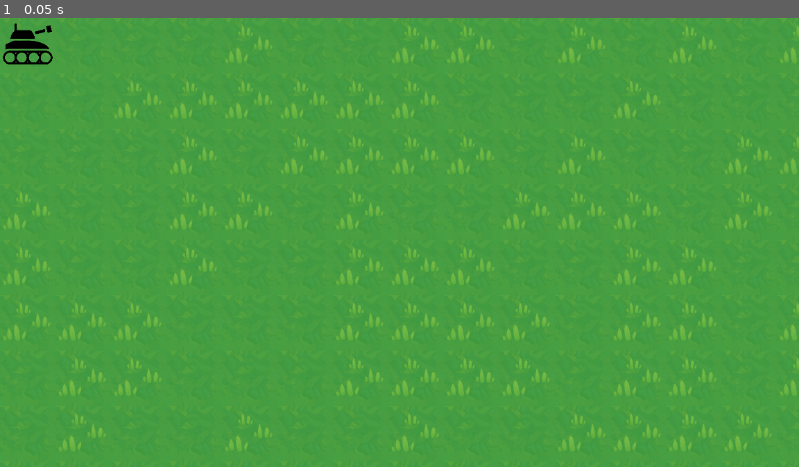
Above: before the commit, frame 1.
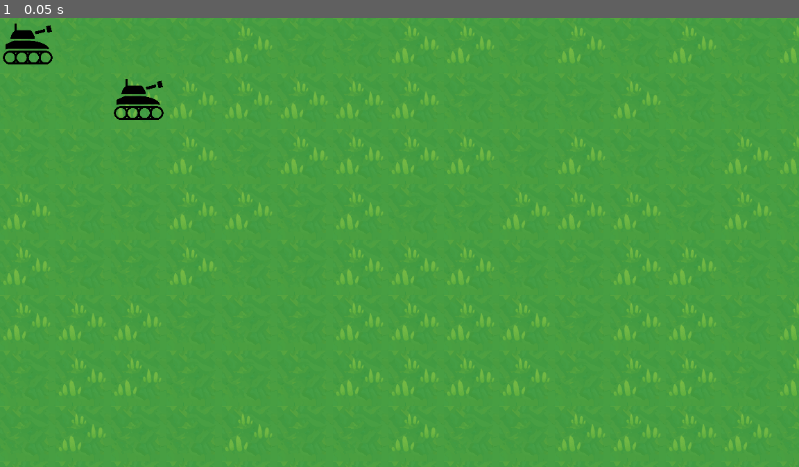
Above: after the commit, the same moment.

Repository: greenmoss/tankies
Game: Godot game, scene res://main.tscn
The game is run twice, just before and just after one commit, with the same random seed, the same clock (stepped at 60 frames per second) and the same inputs. The project has no main scene, so this scene is started directly.
Inputs:
- Up to frame 1 (0.05 s): no input

The runs differ from the first frame. In frame 1, 0.3% of the frame differs, in the area x 14-21%, y 13-23%.

Commit message:
Change to child units

Diff:
--- a/main.tscn
+++ b/main.tscn
@@ -1,7 +1,7 @@
 [gd_scene load_steps=5 format=3 uid="uid://bufvbk6y65jkb"]
 
 [ext_resource type="Texture2D" uid="uid://dtvh1ni0qoylk" path="res://grasslands.png" id="1_v1pek"]
-[ext_resource type="Texture2D" uid="uid://ba2bvyof0hvdx" path="res://tank.png" id="2_krdti"]
+[ext_resource type="PackedScene" uid="uid://d0cfmyfdmy8mo" path="res://unit.tscn" id="2_yqf8p"]
 
 [sub_resource type="TileSetAtlasSource" id="TileSetAtlasSource_kqt2o"]
 texture = ExtResource("1_v1pek")
@@ -42,7 +42,7 @@
 format = 2
 layer_0/tile_data = PackedInt32Array(0, 3, 0, 65536, 3, 0, 131072, 3, 0, 196608, 65539, 0, 262144, 65539, 0, 327680, 65 …(3639 unchanged characters)…
 
-[node name="Unit0" type="Sprite2D" parent="."]
-position = Vector2(40, 40)
-scale = Vector2(0.15, 0.15)
-texture = ExtResource("2_krdti")
+[node name="unit0" parent="." instance=ExtResource("2_yqf8p")]
+
+[node name="unit1" parent="." instance=ExtResource("2_yqf8p")]
+position = Vector2(160, 80)
--- a/project.godot
+++ b/project.godot
@@ -14,6 +14,14 @@
 config/features=PackedStringArray("4.2", "GL Compatibility")
 config/icon="res://icon.svg"
 
+[input]
+
+click={
+"deadzone": 0.5,
+"events": [Object(InputEventMouseButton,"resource_local_to_scene":false,"resource_name":"","device":-1,"window_id":0,"alt_pressed":false,"shift_pressed":false,"ctrl_pressed":false,"meta_pressed":false,"button_mask":0,"position":Vector2(0, 0),"global_position":Vector2(0, 0),"factor":1.0,"button_index":1,"canceled":false,"pressed":false,"double_click":false,"script":null)
+]
+}
+
 [rendering]
 
 renderer/rendering_method="gl_compatibility"
--- /dev/null
+++ b/unit.gd
@@ -0,0 +1,13 @@
+extends Area2D
+
+
+func _on_mouse_entered():
+    print("mouse entered")
+    print(self)
+
+
+
+func _on_input_event(viewport, event, shape_idx):
+    if event.is_action_pressed("click"):
+        print("clicked")
+        var mouse_position = get_viewport().get_mouse_position()
--- /dev/null
+++ b/unit.tscn
@@ -0,0 +1,22 @@
+[gd_scene load_steps=4 format=3 uid="uid://d0cfmyfdmy8mo"]
+
+[ext_resource type="Script" path="res://unit.gd" id="1_eqlqq"]
+[ext_resource type="Texture2D" uid="uid://ba2bvyof0hvdx" path="res://tank.png" id="2_fqdyk"]
+
+[sub_resource type="RectangleShape2D" id="RectangleShape2D_hbtie"]
+size = Vector2(80, 80)
+
+[node name="Area2D" type="Area2D"]
+script = ExtResource("1_eqlqq")
+
+[node name="CollisionShape2D" type="CollisionShape2D" parent="."]
+position = Vector2(40, 40)
+shape = SubResource("RectangleShape2D_hbtie")
+
+[node name="Sprite2D" type="Sprite2D" parent="."]
+position = Vector2(40, 40)
+scale = Vector2(0.15, 0.15)
+texture = ExtResource("2_fqdyk")
+
+[connection signal="input_event" from="." to="." method="_on_input_event"]
+[connection signal="mouse_entered" from="." to="." method="_on_mouse_entered"]
